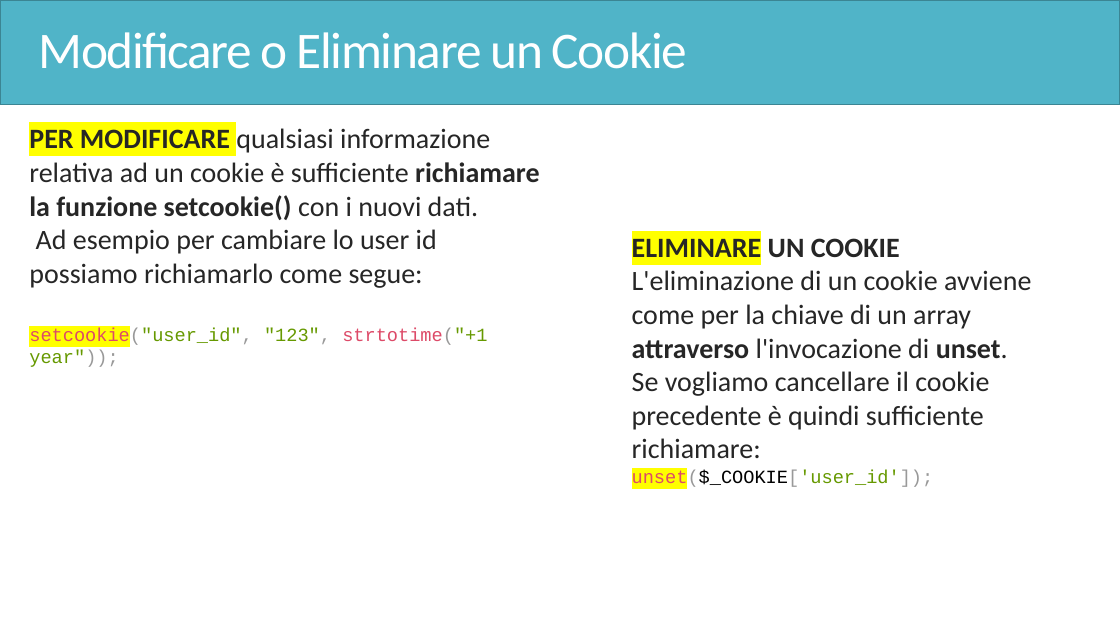
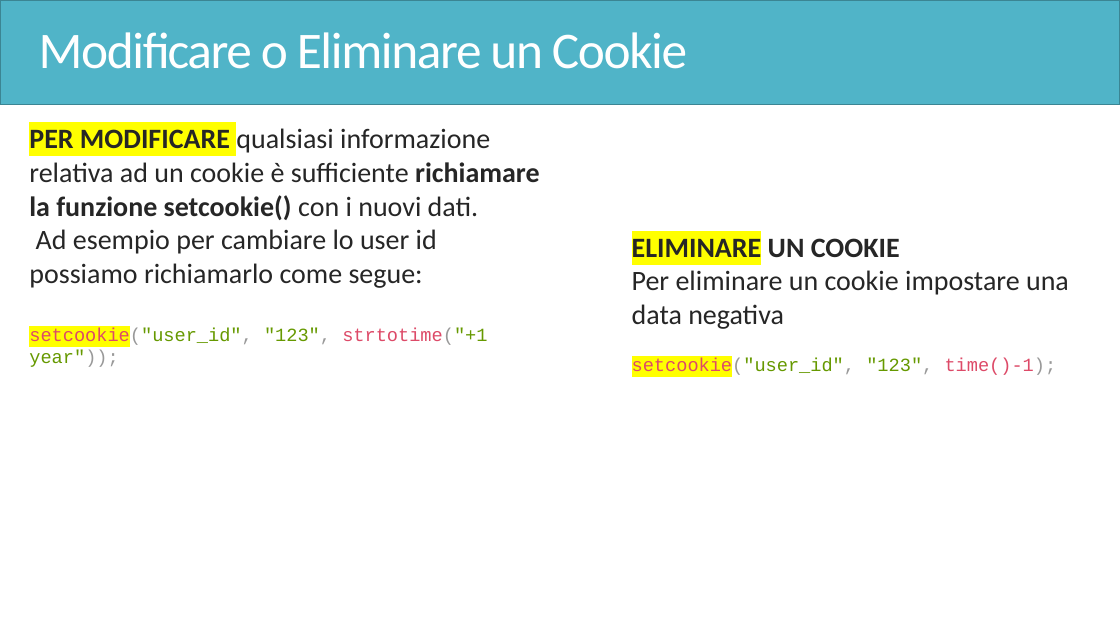
Before and after one commit to ingEnricoGiorgi/corso-magento-php, a slide deck: slide 234 of PHP.pptx. Drawn at 1120x630 pixels with LibreOffice and Linux fonts; fonts in the diff are those of the drawing. Boxes give left, top, right and bottom in pixels: in the first picture for what was removed or moved away, otherwise in the second. Text is boxed around its words. In the diff, an @@ line names an element or a change of style, - is before the commit and + after.

```diff
--- a/PHP.pptx
+++ b/PHP.pptx
@@ text at (x1=632, y1=270, x2=1069, y2=377): text changed @@
-  L'eliminazione di un cookie avviene come per la chiave di un array attraverso l'invocazione di unset.
-  Se vogliamo cancellare il cookie precedente è quindi sufficiente richiamare:
-  unset($_COOKIE['user_id']);
+  Per eliminare un cookie impostare una data negativa
+  setcookie("user_id", "123", time()-1);
```
Also in this commit, not shown: 51 other slides changed, 1 slide added, 2 slides removed, 14 other files.
